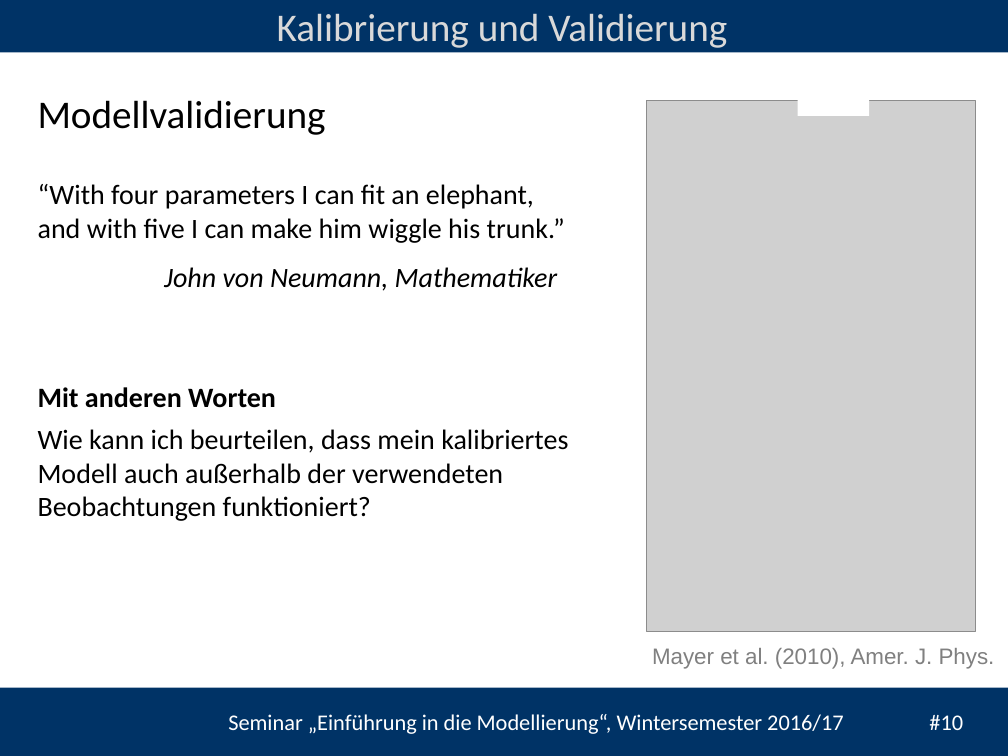
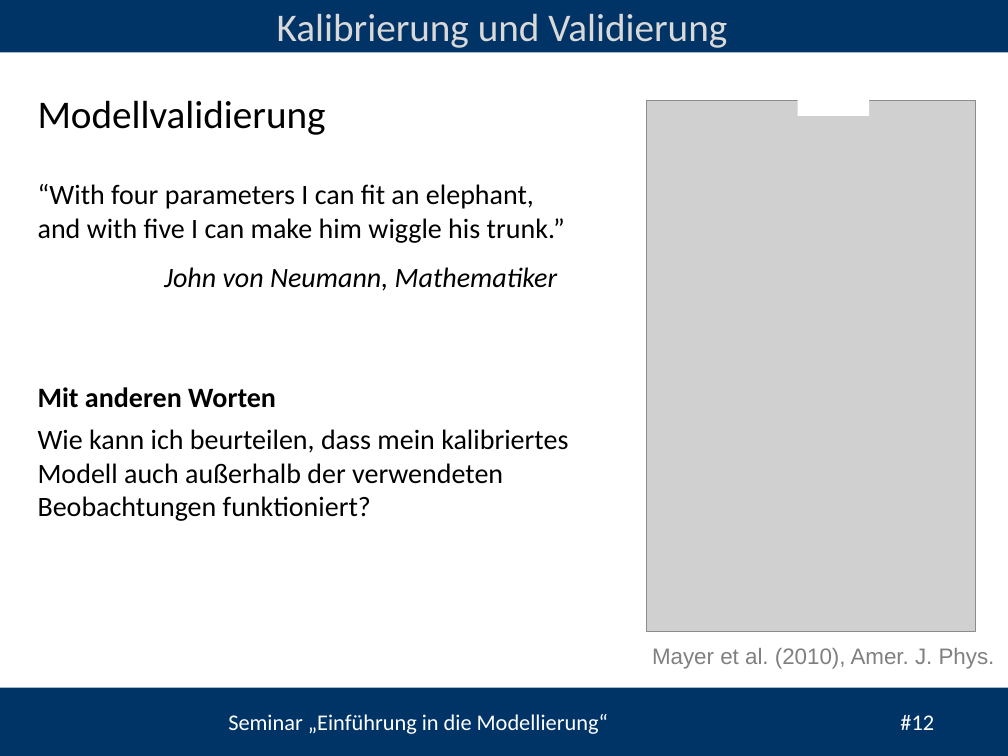
Before and after one commit to heistermann/Einf_Modellierung, a slide deck: slide 12 of Termin_7/folien/UebungModellierung#7.pptx (slide 10 before the commit). Drawn at 1008x756 pixels with LibreOffice and Linux fonts; fonts in the diff are those of the drawing; grey boxes stand for pictures; background and template pictures are left out. Boxes give left, top, right and bottom in pixels: in the first picture for what was removed or moved away, otherwise in the second. Text is boxed around its words. In the diff, an @@ line names an element or a change of style, - is before the commit and + after.

```diff
--- a/Termin_7/folien/UebungModellierung#7.pptx
+++ b/Termin_7/folien/UebungModellierung#7.pptx
@@ text at [228,714,934,734]: text changed @@
-Seminar „Einführung in die Modellierung“, Wintersemester 2016/17 #10
+Seminar „Einführung in die Modellierung“ #12
```
Also in this commit, not shown: 9 other slides changed, 4 slides added, 3 other files.
